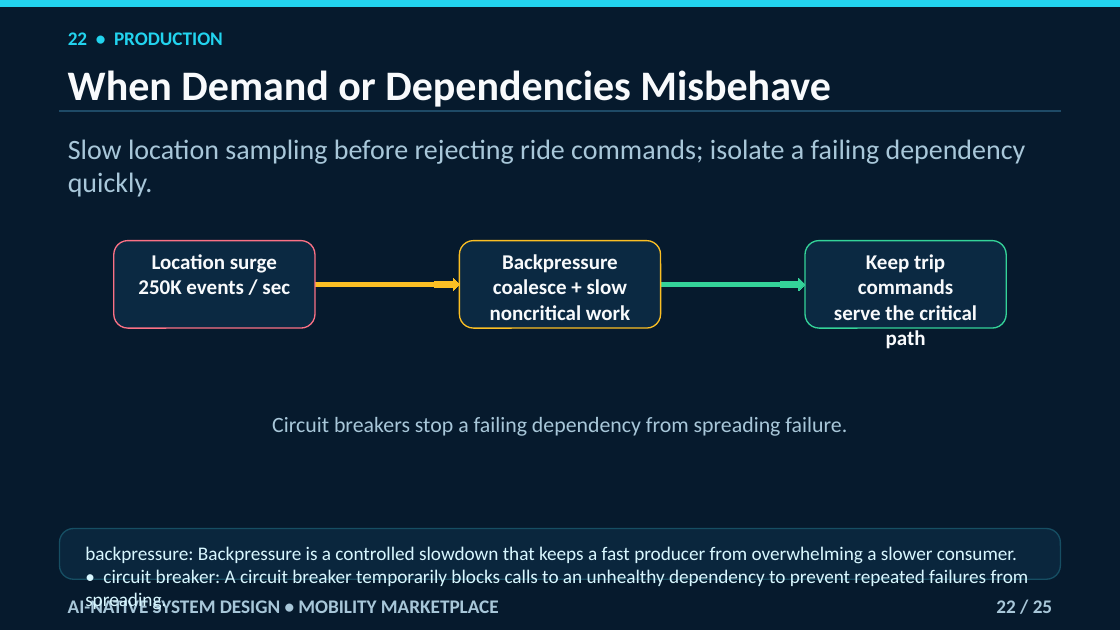
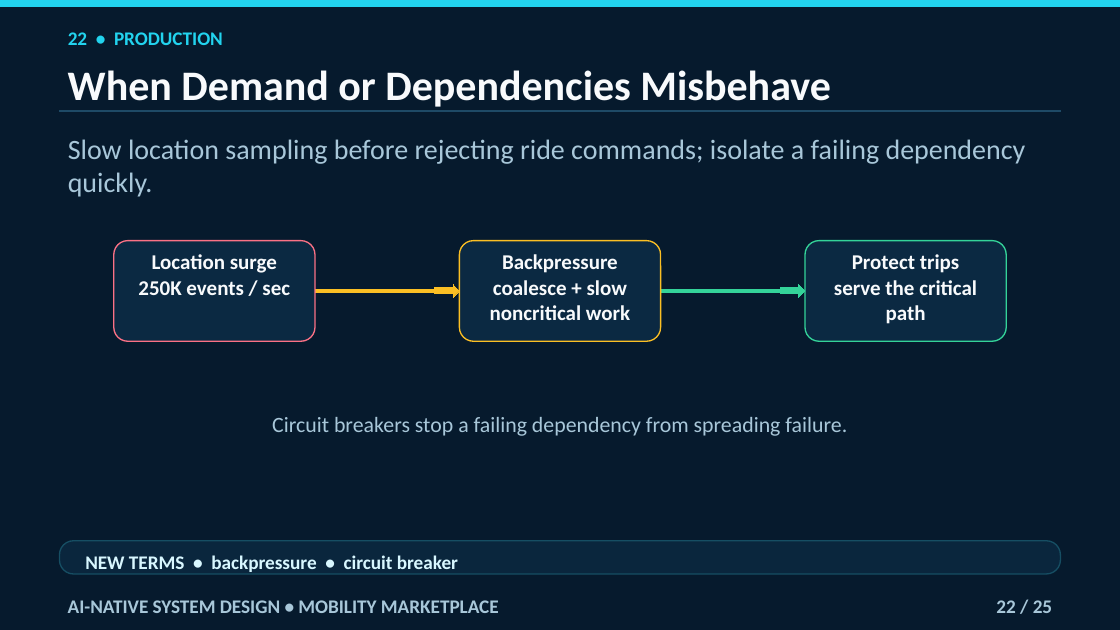
Before and after one commit to navaidya/learning, a slide deck: slide 22 of video/system-design/ai-native-mobility-marketplace/ai-native-mobility-marketplace.pptx. Drawn at 1120x630 pixels with LibreOffice and Linux fonts; fonts in the diff are those of the drawing. Boxes give left, top, right and bottom in pixels: in the first picture for what was removed or moved away, otherwise in the second. Text is boxed around its words. In the diff, an @@ line names an element or a change of style, - is before the commit and + after.

```diff
--- a/video/system-design/ai-native-mobility-marketplace/ai-native-mobility-marketplace.pptx
+++ b/video/system-design/ai-native-mobility-marketplace/ai-native-mobility-marketplace.pptx
@@ rounded rectangle "Location surge" resized from (x1=113, y1=240, x2=315, y2=328) to (x1=113, y1=240, x2=315, y2=341) @@
@@ rounded rectangle "Backpressure" resized from (x1=460, y1=240, x2=661, y2=328) to (x1=460, y1=240, x2=661, y2=341) @@
@@ proportions changed in 4 elements at (x1=113, y1=240, x2=315, y2=341), (x1=460, y1=240, x2=661, y2=341), (x1=60, y1=541, x2=1061, y2=575), (x1=805, y1=240, x2=1007, y2=341) @@
@@ rounded rectangle "Protect trips" resized from (x1=805, y1=240, x2=1007, y2=328) to (x1=805, y1=240, x2=1007, y2=341) @@
@@ text in rounded rectangle at (x1=852, y1=254, x2=959, y2=273): text changed @@
-Keep trip commands
+Protect trips
@@ 4 rectangles, 2 right arrows moved together from (x1=315, y1=278, x2=805, y2=291) to (x1=315, y1=285, x2=805, y2=297) @@
@@ rounded rectangle resized from (x1=60, y1=528, x2=1061, y2=579) to (x1=60, y1=541, x2=1061, y2=575) @@
@@ text at (x1=85, y1=555, x2=458, y2=572): text changed; bold on @@
-backpressure: Backpressure is a controlled slowdown that keeps a fast producer from overwhelming a slower consumer. • circuit breaker: A circuit breaker temporarily blocks calls to an unhealthy dependency to prevent repeated failures from spreading.
+NEW TERMS • backpressure • circuit breaker
```
Also in this commit, not shown: 24 other slides changed.
